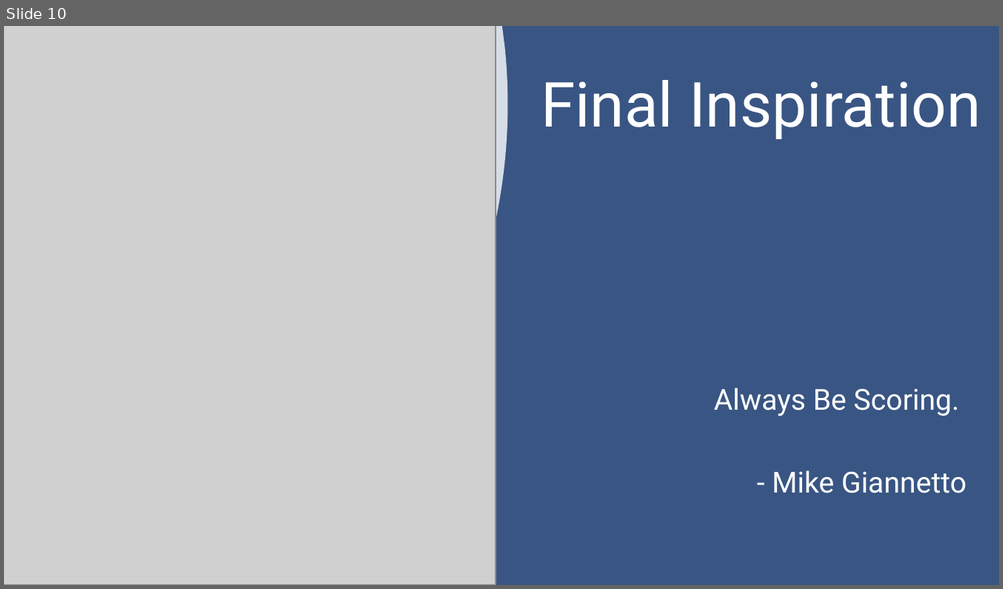
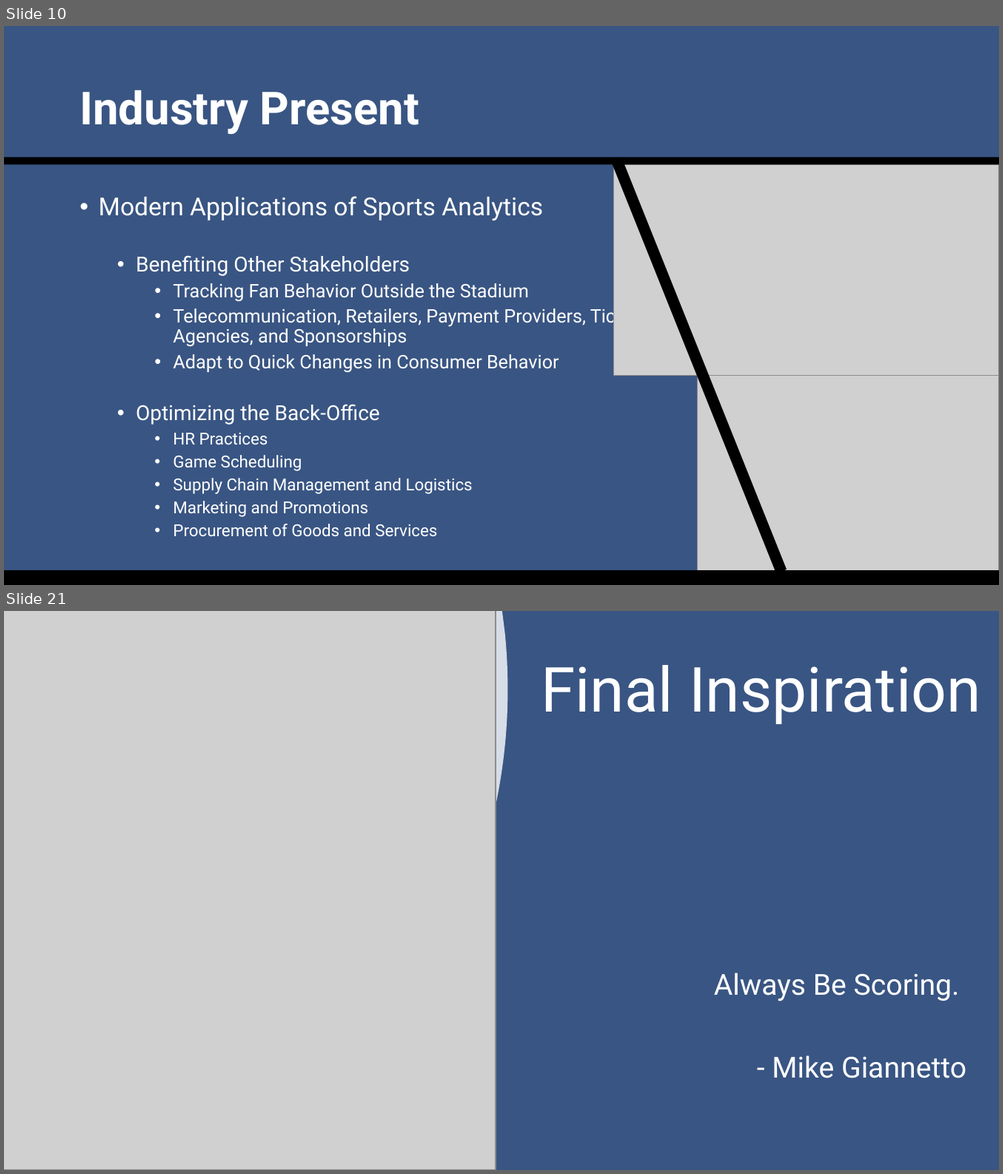
Before and after one commit to SuperMarioGiacomazzo/STOR390_WEBSITE, a slide deck: Slides/Sports Analytics 3/Sports_Analytics_3_Lecture.pptx. Shown one above the other, each under a label of ours: slide 10 before the commit, slides 10 and 21 after it; the slides between them are not shown. The pictures are 1003x589 and 1003x1174 pixels, drawn with LibreOffice and Linux fonts; fonts in the diff are those of the drawing; grey boxes stand for pictures. Boxes give left, top, right and bottom in pixels: in the first picture for what was removed or moved away, otherwise in the second. Text is boxed around its words. In the diff, an @@ line names an element or a change of style, - is before the commit and + after.

```diff
--- a/Slides/Sports Analytics 3/Sports_Analytics_3_Lecture.pptx
+++ b/Slides/Sports Analytics 3/Sports_Analytics_3_Lecture.pptx
@@ slide 10 added at (4,26,999,585), background #395583 @@
@@ title added at (79,90,419,134), 44 pt, text #FFFFFF, bold @@
+Industry Present
@@ rectangle added at (4,157,999,165), fill #000000 @@
@@ rectangle added at (611,157,786,574), fill #000000 @@
@@ picture added at (614,165,999,376) @@
@@ text added at (99,196,640,537), 18 pt, text #FFFFFF @@
+• Modern Applications of Sports Analytics
+  • Benefiting Other Stakeholders
+    • Tracking Fan Behavior Outside the Stadium
+    • Telecommunication, Retailers, Payment Providers, Ticket Agencies, and Sponsorships
+    • Adapt to Quick Changes in Consumer Behavior
+  • Optimizing the Back-Office
+    • HR Practices
+    • Game Scheduling
+    • Supply Chain Management and Logistics
+    • Marketing and Promotions
+    • Procurement of Goods and Services
@@ picture added at (697,375,999,585) @@
@@ rectangle added at (4,571,999,585), fill #000000 @@
@@ what was slide 10 is now slide 21 @@
```
Also in this commit, not shown: 5 slides changed, 13 other slides added, 3 slides removed, 3 other files.
